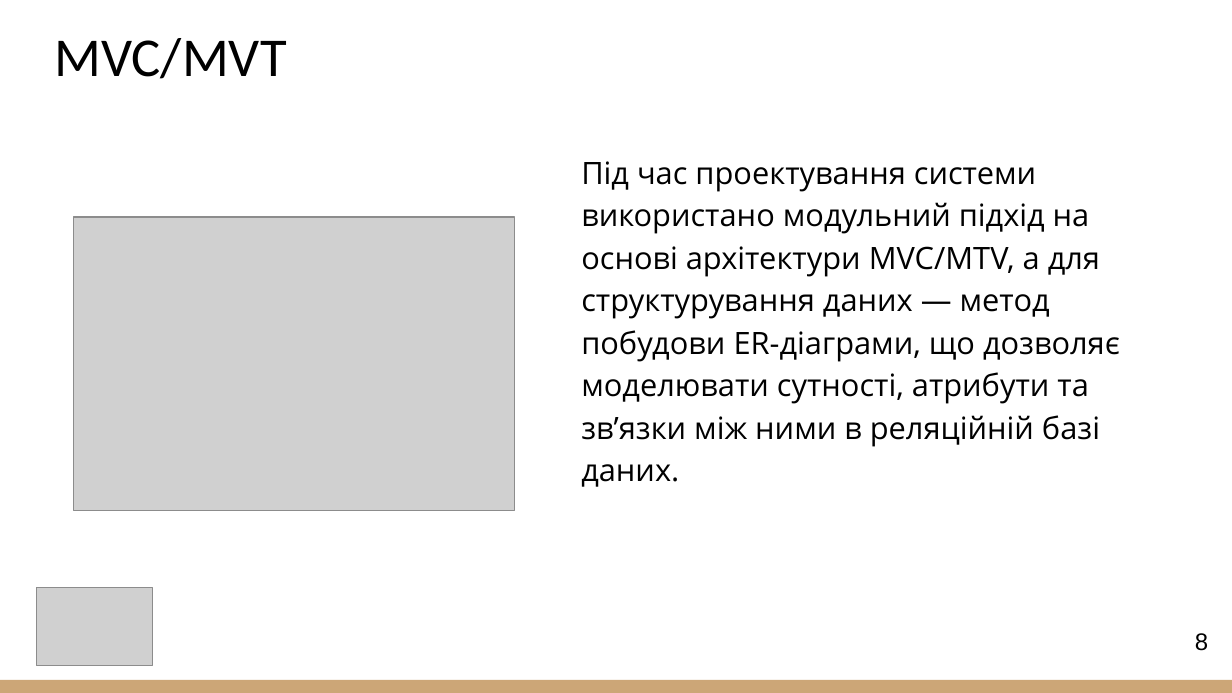
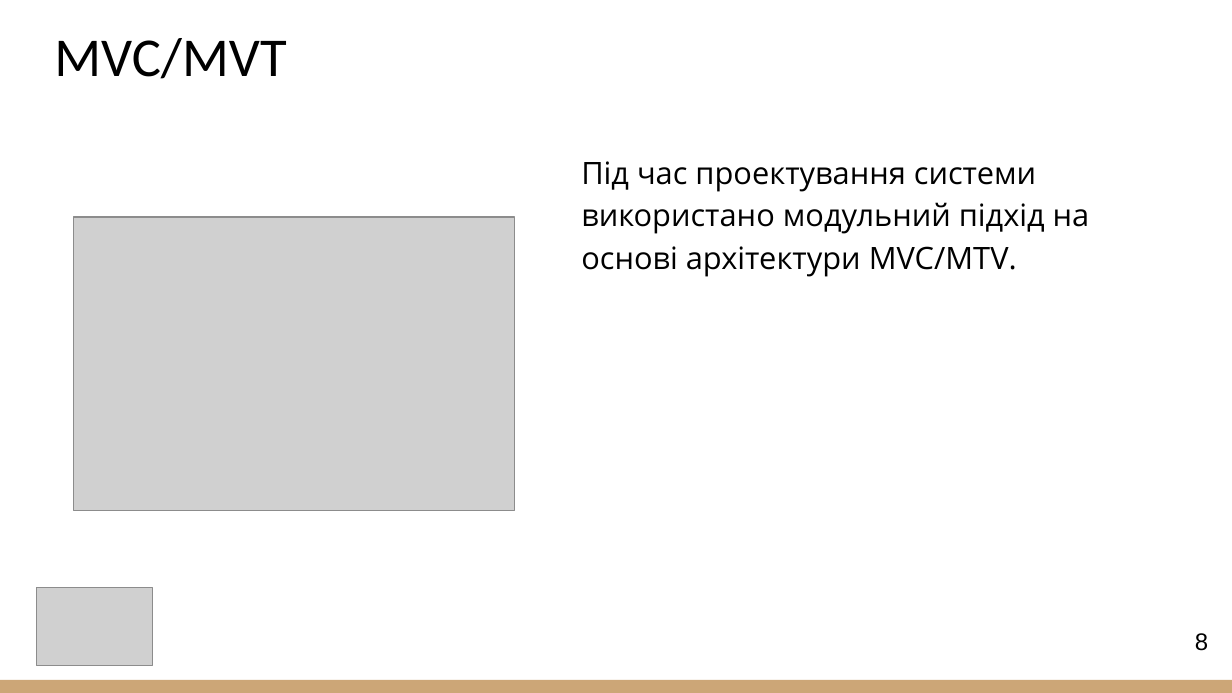
Before and after one commit to irynaMak2025/2025_B_PI_PZPIpz-23-1_Makieieva_I_G, a slide deck: slide 8 of 2025_B_PI_PZPIpz-23-1_Makieieva_I_G.pptx. Drawn at 1232x693 pixels with LibreOffice and Linux fonts; fonts in the diff are those of the drawing; grey boxes stand for pictures. Boxes give left, top, right and bottom in pixels: in the first picture for what was removed or moved away, otherwise in the second. Text is boxed around its words. In the diff, an @@ line names an element or a change of style, - is before the commit and + after.

Commit message:
Added changes to presentation

```diff
--- a/2025_B_PI_PZPIpz-23-1_Makieieva_I_G.pptx
+++ b/2025_B_PI_PZPIpz-23-1_Makieieva_I_G.pptx
@@ text at [581,161,1090,277]: text changed @@
-Під час проектування системи використано модульний підхід на основі архітектури MVC/MTV, а для структурування даних — метод побудови ER-діаграми, що дозволяє моделювати сутності, атрибути та зв’язки між ними в реляційній базі даних.
+Під час проектування системи використано модульний підхід на основі архітектури MVC/MTV.
```
Also in this commit, not shown: 5 other slides changed.
